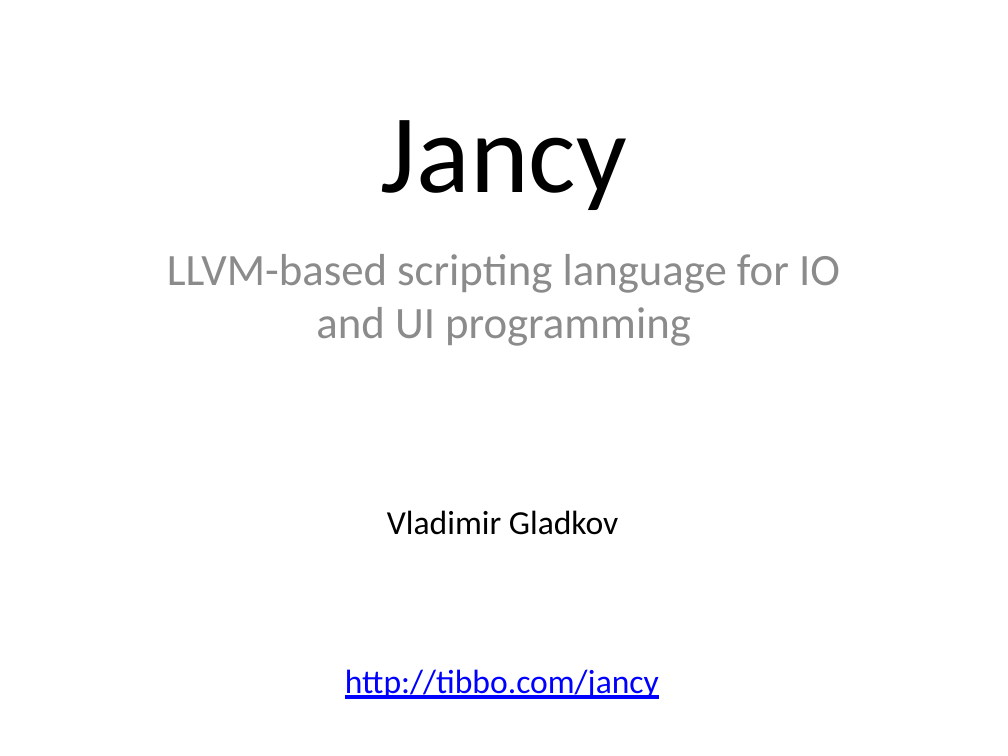
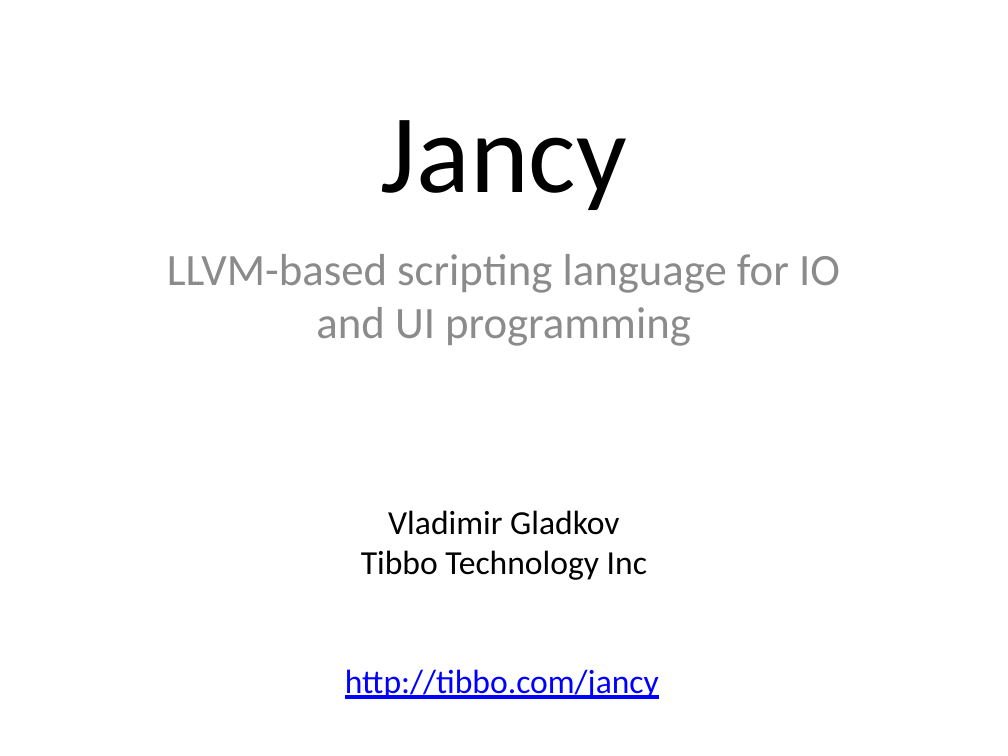
Before and after one commit to vovkos/jancy, a slide deck: slide 1 of doc/pres/Jancy FOSDEM 2016.pptx. Drawn at 1008x756 pixels with LibreOffice and Linux fonts; fonts in the diff are those of the drawing. Boxes give left, top, right and bottom in pixels: in the first picture for what was removed or moved away, otherwise in the second. Text is boxed around its words. In the diff, an @@ line names an element or a change of style, - is before the commit and + after.

Commit message:
[jancy] fosdem 2016 pres update

```diff
--- a/doc/pres/Jancy FOSDEM 2016.pptx
+++ b/doc/pres/Jancy FOSDEM 2016.pptx
@@ text "Vladimir Gladkov": place and size @@
-text "Vladimir Gladkov" at [387,510,618,535]
+text "Vladimir Gladkov" at [361,510,647,580]
@@ text at [388,510,619,535]: alignment left to centre @@
@@ text at [361,550,647,580]: paragraph added @@
+Tibbo Technology Inc
```
Also in this commit, not shown: 10 other slides changed, 2 slides added.
